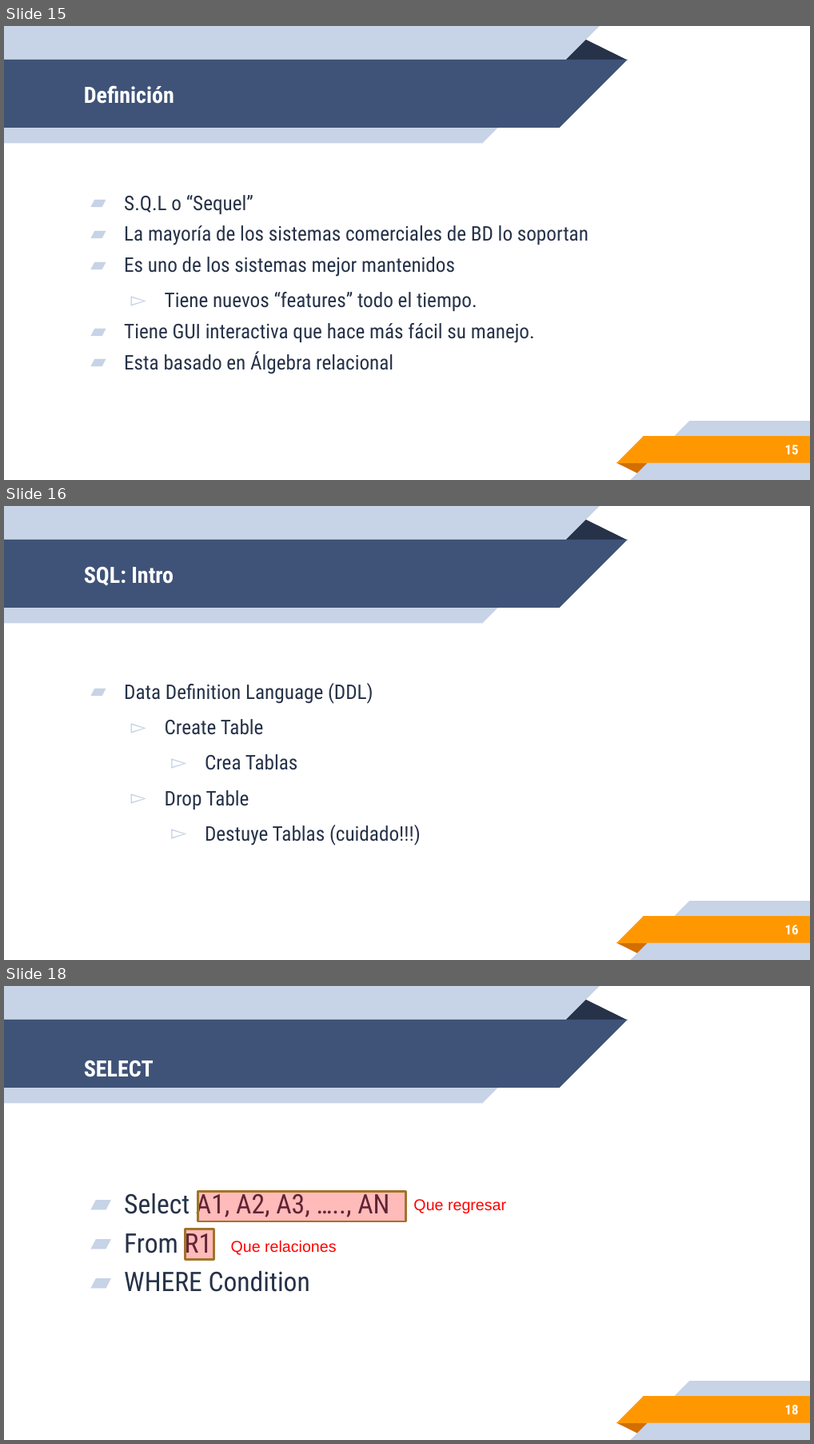
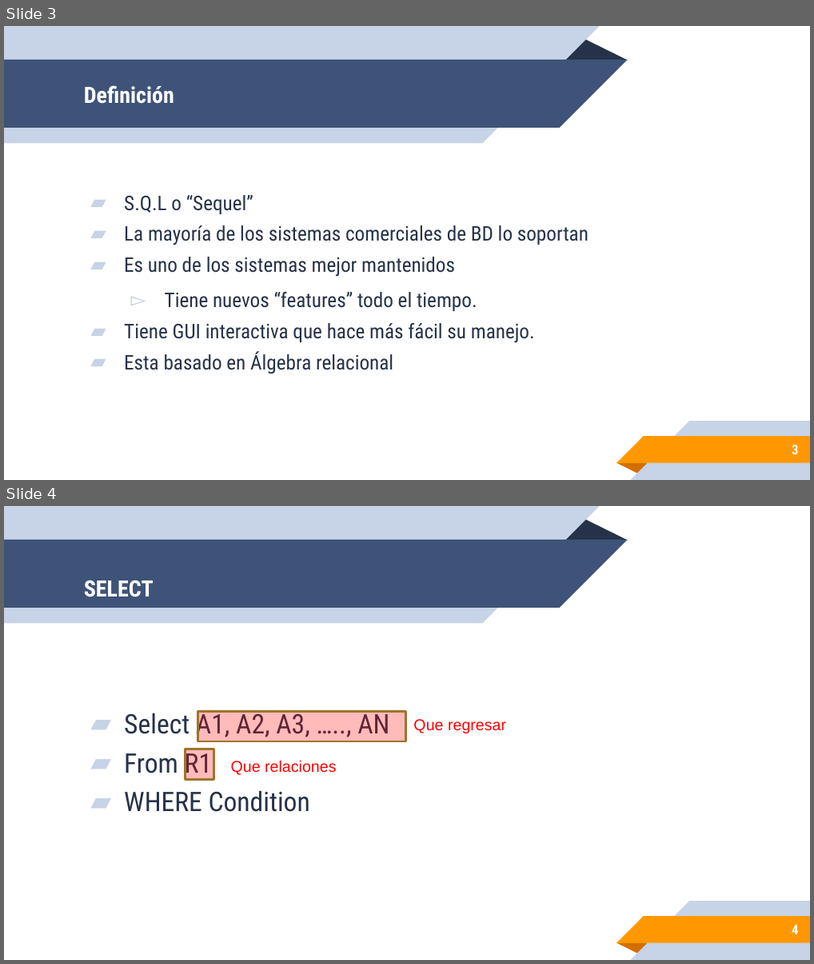
Before and after one commit to leonpalafox/dbclase, a slide deck: Slides/Clase_14_2018.pptx. Shown one above the other, each under a label of ours: slides 15, 16 and 18 before the commit, slides 3 and 4 after it; the slides between them are not shown. The pictures are 814x1444 and 814x964 pixels, drawn with LibreOffice and Linux fonts; fonts in the diff are those of the drawing; background and template pictures are left out. Boxes give left, top, right and bottom in pixels: in the first picture for what was removed or moved away, otherwise in the second. Text is boxed around its words. In the diff, an @@ line names an element or a change of style, - is before the commit and + after.

```diff
--- a/Slides/Clase_14_2018.pptx
+++ b/Slides/Clase_14_2018.pptx
@@ slide 16 removed at (x1=4, y1=506, x2=810, y2=960), background #FFFFFF; not listed: 10 template elements that a slide beside it also shows @@
@@ title removed at (x1=84, y1=567, x2=174, y2=586) @@
-SQL: Intro
@@ text removed at (x1=124, y1=683, x2=421, y2=845) @@
-▰ Data Definition Language (DDL)
-  ▻ Create Table
-    ▻ Crea Tablas
-  ▻ Drop Table
-    ▻ Destuye Tablas (cuidado!!!)
@@ page number removed at (x1=786, y1=924, x2=799, y2=934) @@
-16
@@ what was slide 15 is now slide 3 @@
@@ page number at (x1=792, y1=444, x2=798, y2=454): text changed @@
-15
+3
@@ what was slide 18 is now slide 4 @@
@@ page number at (x1=792, y1=924, x2=798, y2=934): text changed @@
-18
+4
```
Also in this commit, not shown: 1 slide changed, 7 slides added, 17 other slides removed, 3 other files.
